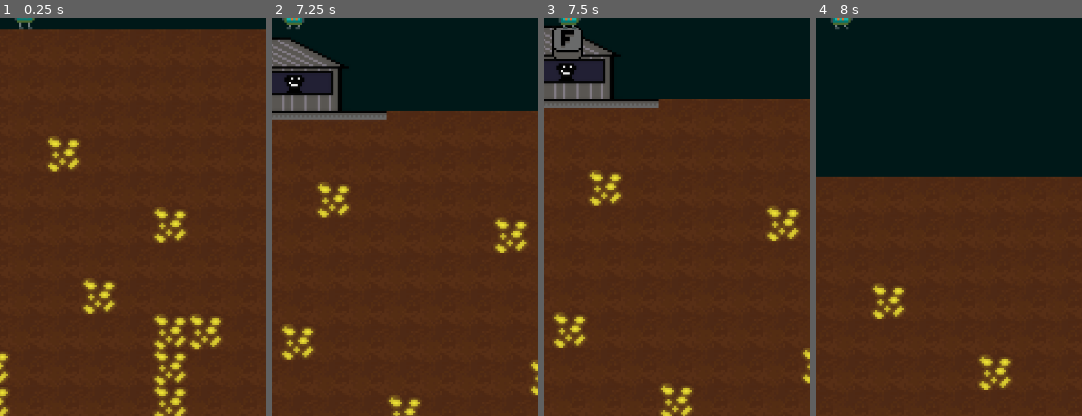
Above: before the commit, frames 1-4 (left to right).
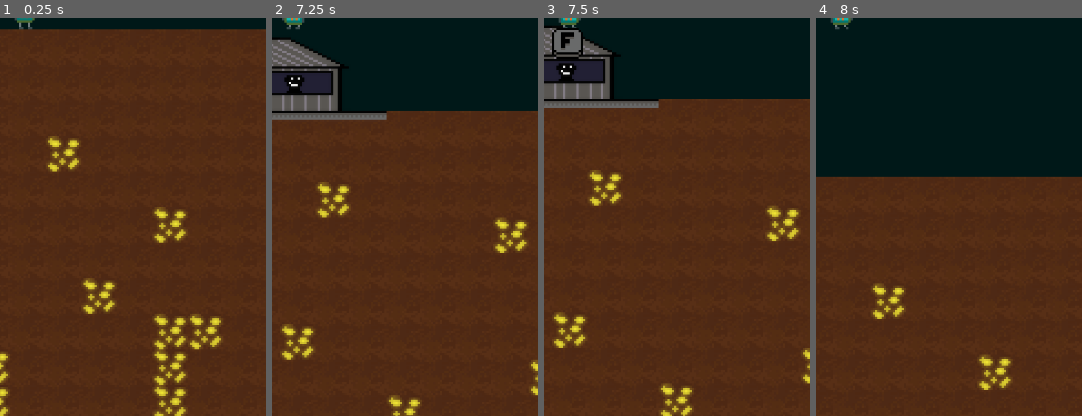
Above: after the commit, the same moments.

Repository: brikr/ludum-dare-57
Game: Godot game, scene res://scenes/main/main.tscn
Same seed, same stepped clock (60 frames per second), same inputs: the game is played once before the commit and once after it.
Inputs (mouse positions are % of the whole screen's width and height, from its top left):
- Up to frame 1 (0.25 s): no input
- Up to frame 2 (7.25 s): tap Enter at 0.5 s; move the mouse to (72, 45) at 0.52 s; hold D (move_right) 0.53-2.03 s; tap F (interact) at 0.6, 2.85, 5.1 s; tap Space (jump) at 0.77, 1.52, 3.02, 3.77, 4.52, 6.02, 6.77 s; move the mouse to (30, 55) at 1.27 s; click (30, 55) at 1.35 s; move the mouse to (60, 28) at 2.02 s; hold A (move_left) 2.03-2.78 s; right-click (60, 28) at 2.1 s; move the mouse to (45, 70) at 2.77 s; hold D (move_right) 2.78-4.28 s; move the mouse to (80, 65) at 3.52 s; press the mouse at (80, 65) at 3.53 s; move the mouse to (20, 35) at 4.27 s; release the mouse at (20, 35) at 4.28 s; hold A (move_left) 4.28-5.03 s; right-click (20, 35) at 4.35 s; move the mouse to (55, 50) at 5.02 s; hold D (move_right) 5.03-5.78 s; move the mouse to (35, 25) at 5.77 s; hold A (move_left) from 5.78 s (still down); click (35, 25) at 5.85 s; move the mouse to (72, 45) at 6.52 s; right-click (72, 45) at 6.6 s
- Up to frame 3 (7.5 s): move the mouse to (30, 55) at 7.27 s; release A (move_left) at 7.28 s; hold D (move_right) from 7.28 s (still down); tap F (interact) at 7.35 s
- Up to frame 4 (8 s): keep holding D (move_right); tap Space (jump) at 7.52 s
The pictures show only the part of the screen within x 46-95%, y 50-100%; the shares and areas given below are measured in that part.

Frames 1-2 are identical in both runs. In frame 3, 0.3% of the frame differs, in the area x 3-14%, y 2-11%; in frame 4, nothing differs.

Commit message:
animate f + shop bones + items global fix

Diff:
--- a/project.godot
+++ b/project.godot
@@ -19,6 +19,7 @@
 
 Constants="*res://scenes/constants/constants.tscn"
 GameState="*res://scenes/game_state/game_state.tscn"
+Items="*res://scripts/items/items.gd"
 
 [display]
 
--- a/scenes/hud/hud.tscn
+++ b/scenes/hud/hud.tscn
@@ -11,6 +11,7 @@
 offset_right = 707.0
 offset_bottom = 177.0
 theme = ExtResource("1_48c2t")
+theme_override_font_sizes/font_size = 48
 text = "Fuel: 1.00L
 Weight: 100kg
 Money: $0"
--- a/scenes/shop/shop.gd
+++ b/scenes/shop/shop.gd
@@ -12,8 +12,9 @@
 
 func _on_player_entered(body: Node2D) -> void:
   player_present = true
-  $F.visible = true
+  $FGlyph.visible = true
+  $FGlyph.play()
 
 func _on_player_exited(body: Node2D) -> void:
   player_present = false
-  $F.visible = false
+  $FGlyph.visible = false
--- a/scenes/shop/shop.tscn
+++ b/scenes/shop/shop.tscn
@@ -1,11 +1,44 @@
-[gd_scene load_steps=5 format=4 uid="uid://c8fpd8kkkwavg"]
+[gd_scene load_steps=10 format=4 uid="uid://c8fpd8kkkwavg"]
 
 [ext_resource type="TileSet" uid="uid://dj57dgaexk3lc" path="res://assets/tiles.tres" id="1_100s2"]
 [ext_resource type="Script" uid="uid://cu1wcax7qq538" path="res://scenes/shop/shop.gd" id="1_qaxay"]
 [ext_resource type="Texture2D" uid="uid://cygxqa4gj3hyi" path="res://assets/f.png" id="3_7lxhl"]
+[ext_resource type="PackedScene" uid="uid://837encs13ggh" path="res://scenes/shop_ui/shop_ui.tscn" id="4_jp048"]
 
 [sub_resource type="RectangleShape2D" id="RectangleShape2D_100s2"]
 size = Vector2(65, 33)
+
+[sub_resource type="AtlasTexture" id="AtlasTexture_7lxhl"]
+atlas = ExtResource("3_7lxhl")
+region = Rect2(0, 0, 16, 16)
+
+[sub_resource type="AtlasTexture" id="AtlasTexture_jp048"]
+atlas = ExtResource("3_7lxhl")
+region = Rect2(16, 0, 16, 16)
+
+[sub_resource type="AtlasTexture" id="AtlasTexture_ctpgp"]
+atlas = ExtResource("3_7lxhl")
+region = Rect2(32, 0, 16, 16)
+
+[sub_resource type="SpriteFrames" id="SpriteFrames_ptf86"]
+animations = [{
+"frames": [{
+"duration": 1.0,
+"texture": SubResource("AtlasTexture_7lxhl")
+}, {
+"duration": 1.0,
+"texture": SubResource("AtlasTexture_jp048")
+}, {
+"duration": 1.0,
+"texture": SubResource("AtlasTexture_ctpgp")
+}, {
+"duration": 1.0,
+"texture": SubResource("AtlasTexture_jp048")
+}],
+"loop": true,
+"name": &"default",
+"speed": 5.0
+}]
 
 [node name="Shop" type="Node2D"]
 script = ExtResource("1_qaxay")
@@ -22,10 +55,15 @@
 position = Vector2(59.5, 143.5)
 shape = SubResource("RectangleShape2D_100s2")
 
-[node name="F" type="Sprite2D" parent="."]
+[node name="FGlyph" type="AnimatedSprite2D" parent="."]
 visible = false
-position = Vector2(71, 135)
-texture = ExtResource("3_7lxhl")
+z_index = 1
+position = Vector2(71, 134)
+sprite_frames = SubResource("SpriteFrames_ptf86")
+frame = 1
+frame_progress = 0.514236
+
+[node name="ShopUI" parent="." instance=ExtResource("4_jp048")]
 
 [connection signal="body_entered" from="Area2D" to="." method="_on_player_entered"]
 [connection signal="body_exited" from="Area2D" to="." method="_on_player_exited"]
--- /dev/null
+++ b/scenes/shop_ui/shop_ui.gd
@@ -0,0 +1,5 @@
+extends CanvasLayer
+
+func _ready():
+  for item in Items.GEAR_REGISTRY:
+    print(item.name)
--- /dev/null
+++ b/scenes/shop_ui/shop_ui.tscn
@@ -0,0 +1,6 @@
+[gd_scene load_steps=2 format=3 uid="uid://837encs13ggh"]
+
+[ext_resource type="Script" uid="uid://mb61cud1laj6" path="res://scenes/shop_ui/shop_ui.gd" id="1_67u7h"]
+
+[node name="ShopUI" type="CanvasLayer"]
+script = ExtResource("1_67u7h")
--- a/scenes/ui_theme.tres
+++ b/scenes/ui_theme.tres
@@ -3,4 +3,3 @@
 [resource]
 Label/constants/line_spacing = -12
 Label/constants/outline_size = 5
-Label/font_sizes/font_size = 48
--- a/scripts/items/items.gd
+++ b/scripts/items/items.gd
@@ -1,3 +1,5 @@
+extends Node
+
 var GEAR_REGISTRY = [
   Item.new(Item.Type.GEAR, {
       Item.StatImpact.JETPACK_SPEED_LIMIT: 25,
Binary file changed: assets/f.aseprite
Binary file changed: assets/f.png
Not shown, added: scenes/shop_ui/shop_ui.gd.uid
